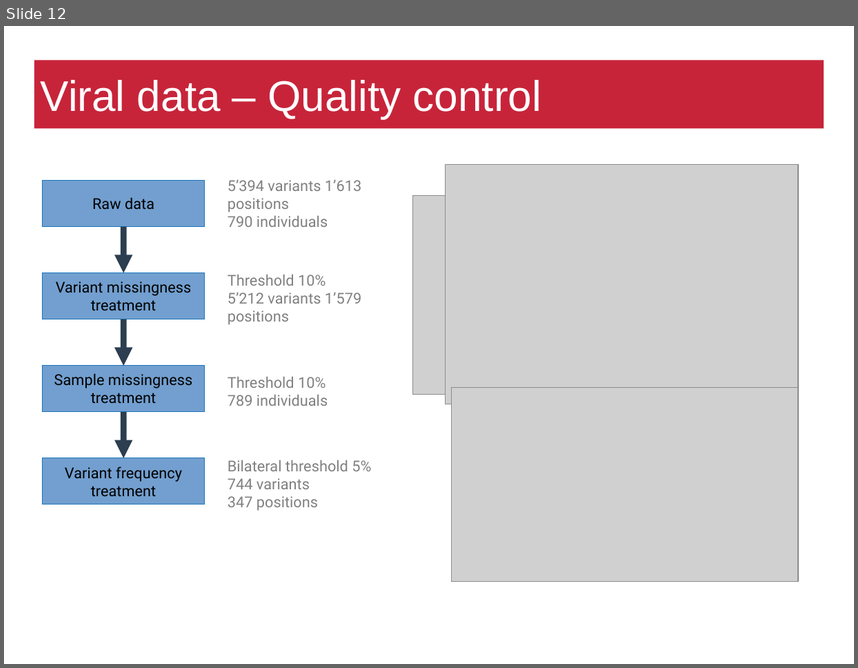
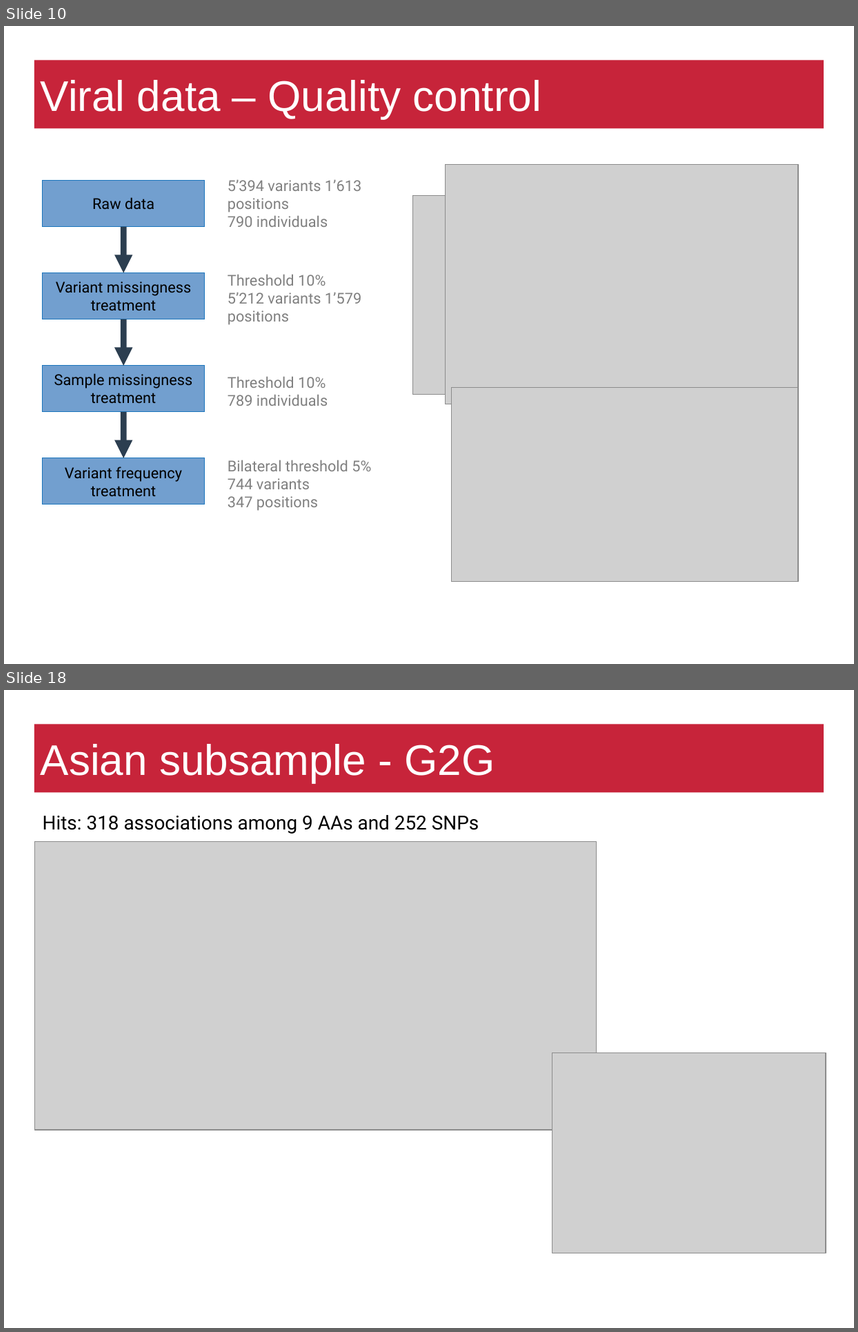
Before and after one commit to matthiaszeller/HBV, a slide deck: Presentation.odp. Shown one above the other, each under a label of ours: slide 12 before the commit, slides 10 and 18 after it; the slides between them are not shown. The pictures are 858x668 and 858x1332 pixels, drawn with LibreOffice and Linux fonts; fonts in the diff are those of the drawing; grey boxes stand for pictures; background and template pictures are left out. Boxes give left, top, right and bottom in pixels: in the first picture for what was removed or moved away, otherwise in the second. Text is boxed around its words. In the diff, an @@ line names an element or a change of style, - is before the commit and + after.

```diff
--- a/Presentation.odp
+++ b/Presentation.odp
@@ slide 18 added at (4, 690, 854, 1328), background #FFFFFF @@
@@ title added at (34, 724, 824, 793), fill #C7243A, 40 pt, text #FFFFFF @@
+Asian subsample - G2G
@@ text added at (43, 815, 479, 834), 18 pt, text #000000 @@
+Hits: 318 associations among 9 AAs and 252 SNPs
@@ picture added at (35, 842, 597, 1130) @@
@@ picture added at (553, 1052, 826, 1253) @@
@@ page number added at (648, 1283, 846, 1327), 14 pt, text #FFFFFF @@
+18
@@ what was slide 12 is now slide 10 @@
```
Also in this commit, not shown: 9 slides changed, 8 other slides added, 2 slides removed.
